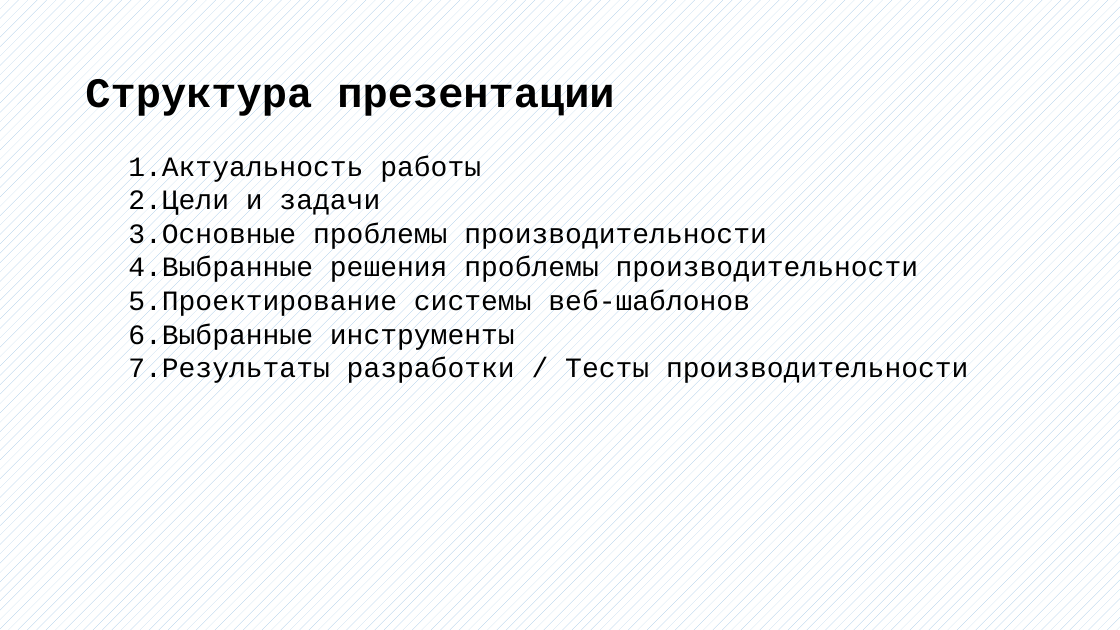
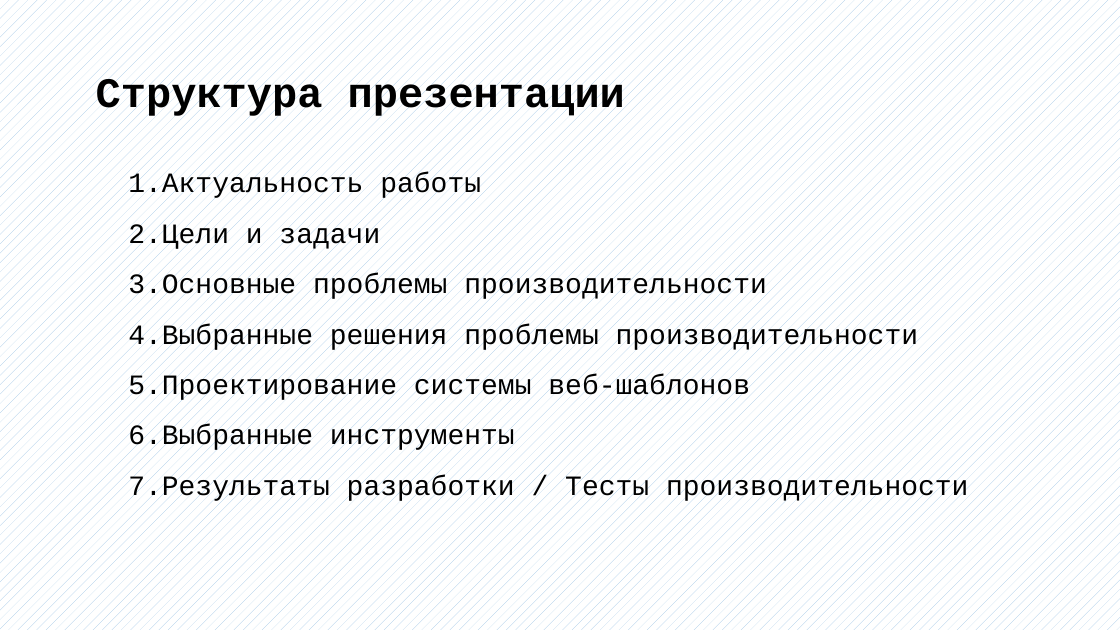
Before and after one commit to bobs4462/tachyon, a slide deck: slide 2 of docs/Презентация ВКР.pptx. Drawn at 1120x630 pixels with LibreOffice and Linux fonts; fonts in the diff are those of the drawing. Boxes give left, top, right and bottom in pixels: in the first picture for what was removed or moved away, otherwise in the second. Text is boxed around its words. In the diff, an @@ line names an element or a change of style, - is before the commit and + after.

```diff
--- a/docs/Презентация ВКР.pptx
+++ b/docs/Презентация ВКР.pptx
@@ text "Структура презентации" moved from (x1=85, y1=77, x2=614, y2=120) to (x1=96, y1=77, x2=625, y2=120) @@
@@ text "Актуальность работы" at (x1=128, y1=173, x2=969, y2=503): line spacing 1 to 1.5 @@
```
Also in this commit, not shown: 8 other slides changed, 5 slides added, 3 slides removed, 2 other files.
